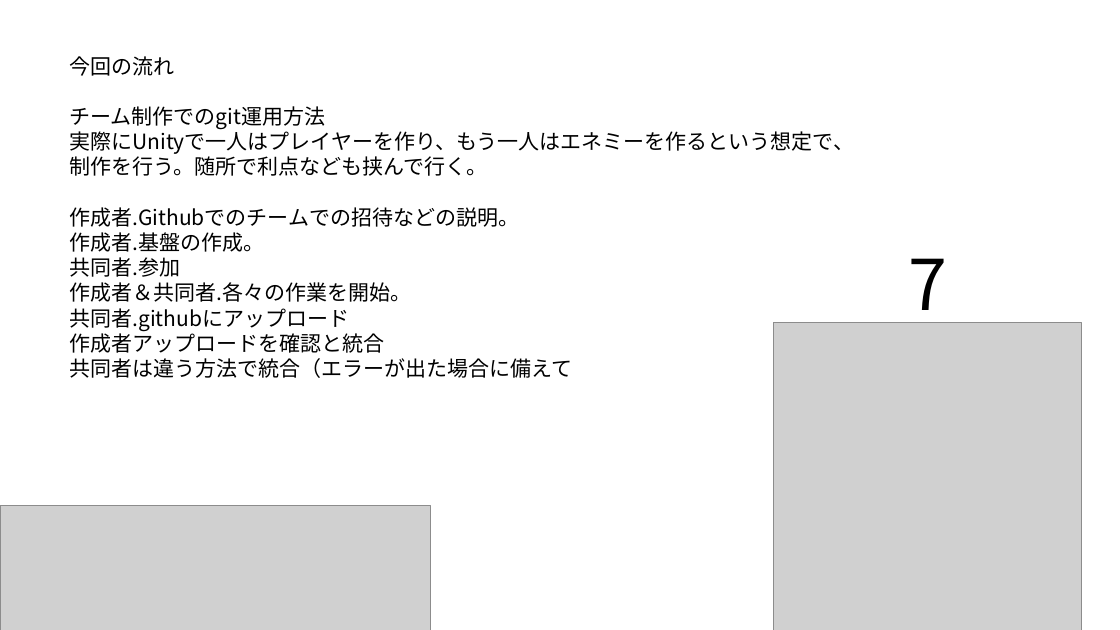
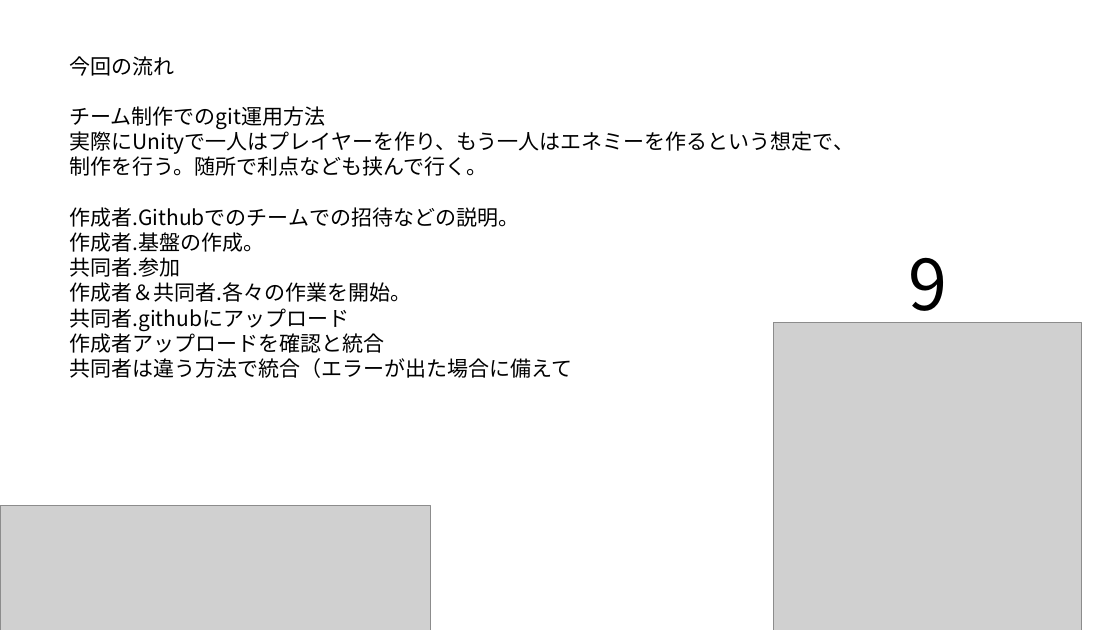
Before and after one commit to HattoriNaoki-t/git_study, a slide deck: slide 10 of new!GITHUB運用の勧め.pptx (slide 9 before the commit). Drawn at 1120x630 pixels with LibreOffice and Linux fonts; fonts in the diff are those of the drawing; grey boxes stand for pictures. Boxes give left, top, right and bottom in pixels: in the first picture for what was removed or moved away, otherwise in the second. Text is boxed around its words. In the diff, an @@ line names an element or a change of style, - is before the commit and + after.

```diff
--- a/new!GITHUB運用の勧め.pptx
+++ b/new!GITHUB運用の勧め.pptx
@@ text at (908,257,947,328): text changed @@
-7
+9
```
Also in this commit, not shown: 1 slide added.
